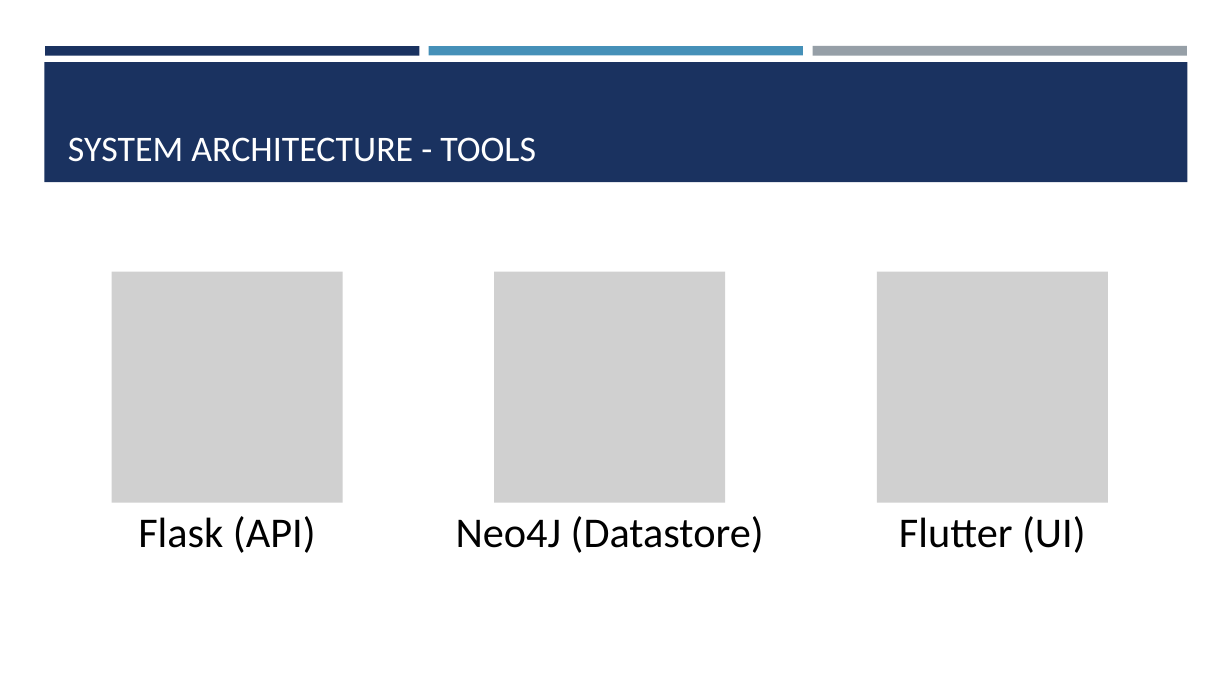
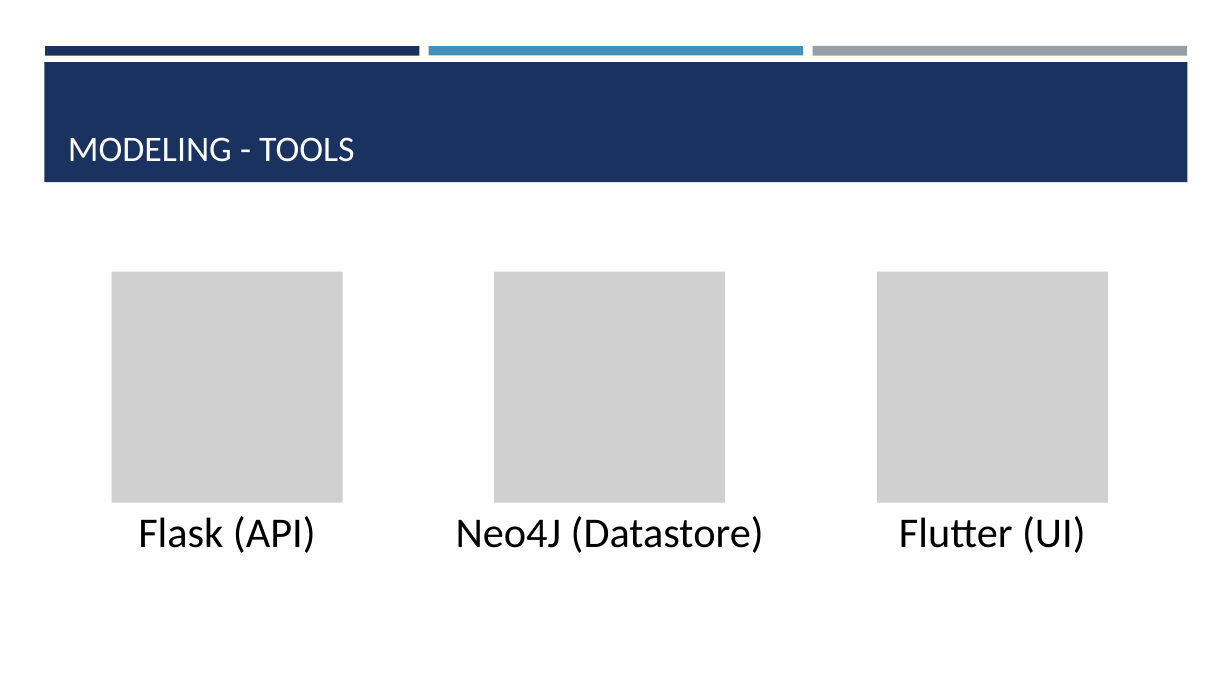
Before and after one commit to seakmengc/find_me, a slide deck: slide 12 of docs/find_me.pptx (slide 8 before the commit). Drawn at 1232x693 pixels with LibreOffice and Linux fonts; fonts in the diff are those of the drawing; grey boxes stand for pictures. Boxes give left, top, right and bottom in pixels: in the first picture for what was removed or moved away, otherwise in the second. Text is boxed around its words. In the diff, an @@ line names an element or a change of style, - is before the commit and + after.

```diff
--- a/docs/find_me.pptx
+++ b/docs/find_me.pptx
@@ title at (68,137,355,162): text changed @@
-SYSTEM ARCHITECTURE - TOOLS
+MODELING - TOOLS
```
Also in this commit, not shown: 1 other slide changed, 2 slides removed, 3 other files.
